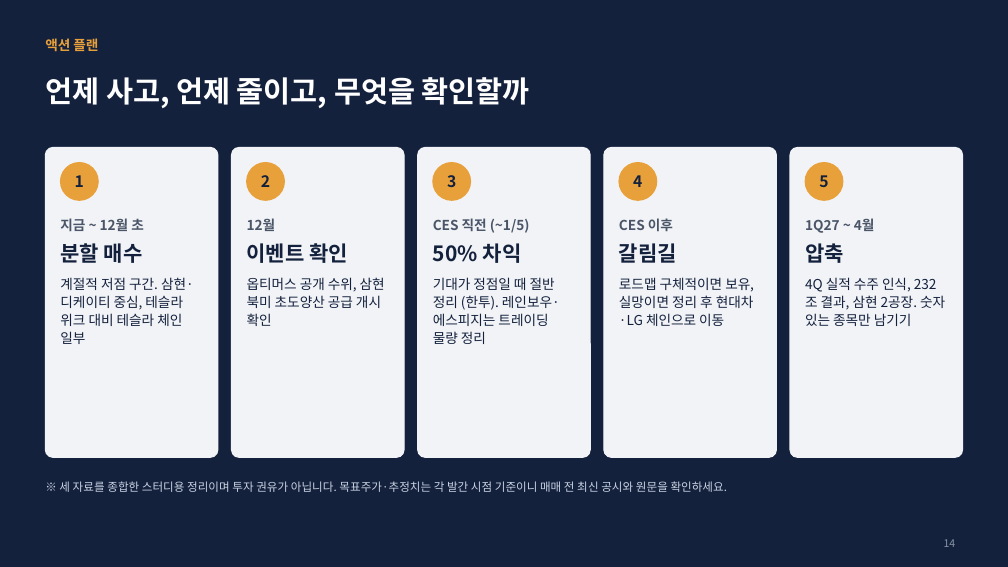
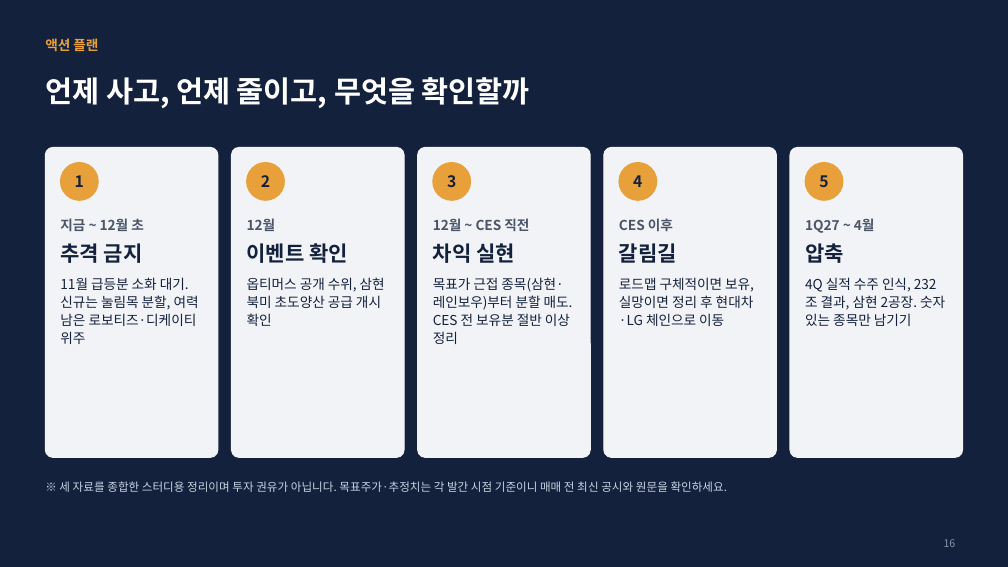
Before and after one commit to fred03094708-ctrl/-, a slide deck: slide 16 of 로봇_섹터_투자전략.pptx (slide 14 before the commit). Drawn at 1008x567 pixels with LibreOffice and Linux fonts; fonts in the diff are those of the drawing. Boxes give left, top, right and bottom in pixels: in the first picture for what was removed or moved away, otherwise in the second. Text is boxed around its words. In the diff, an @@ line names an element or a change of style, - is before the commit and + after.

```diff
--- a/로봇_섹터_투자전략.pptx
+++ b/로봇_섹터_투자전략.pptx
@@ text at (x1=433, y1=218, x2=573, y2=344): text changed @@
-CES 직전 (~1/5)
-50% 차익
-기대가 정점일 때 절반 정리 (한투). 레인보우·에스피지는 트레이딩 물량 정리
+12월 ~ CES 직전
+차익 실현
+목표가 근접 종목(삼현·레인보우)부터 분할 매도. CES 전 보유분 절반 이상 정리
@@ text at (x1=60, y1=243, x2=199, y2=344): text changed @@
-분할 매수
-계절적 저점 구간. 삼현·디케이티 중심, 테슬라 위크 대비 테슬라 체인 일부
+추격 금지
+11월 급등분 소화 대기. 신규는 눌림목 분할, 여력 남은 로보티즈·디케이티 위주
@@ page number at (x1=944, y1=539, x2=956, y2=547): text changed @@
-14
+16
```
Also in this commit, not shown: 10 other slides changed, 2 slides added.
